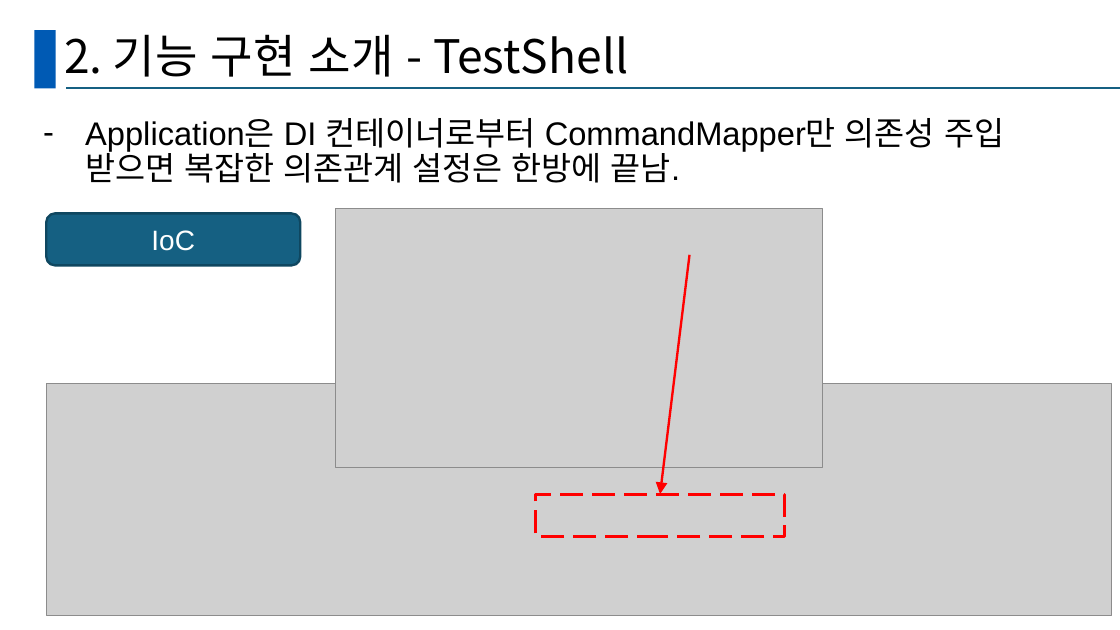
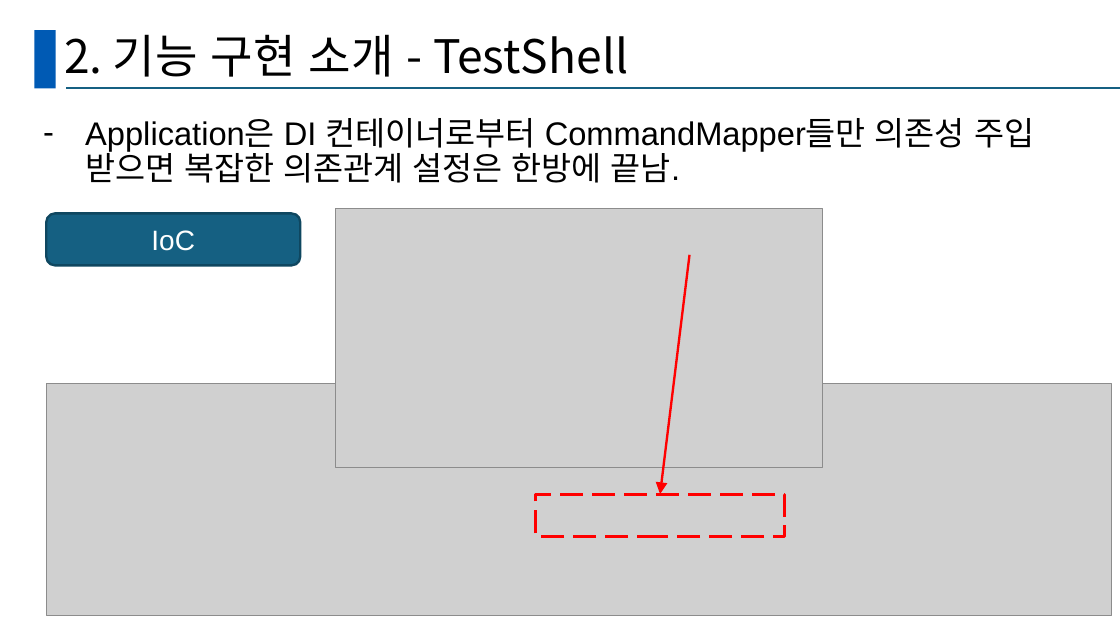
Before and after one commit to GanghyunLee/deep-dive-ssd, a slide deck: slide 19 of D조_DeepDive.pptx (slide 29 before the commit). Drawn at 1120x630 pixels with LibreOffice and Linux fonts; fonts in the diff are those of the drawing; grey boxes stand for pictures. Boxes give left, top, right and bottom in pixels: in the first picture for what was removed or moved away, otherwise in the second. Text is boxed around its words. In the diff, an @@ line names an element or a change of style, - is before the commit and + after.

```diff
--- a/D조_DeepDive.pptx
+++ b/D조_DeepDive.pptx
@@ text at bbox=[85, 118, 1034, 183]: text changed @@
-– Application은 DI 컨테이너로부터 CommandMapper만 의존성 주입 받으면 복잡한 의존관계 설정은 한방에 끝남.
+– Application은 DI 컨테이너로부터 CommandMapper들만 의존성 주입 받으면 복잡한 의존관계 설정은 한방에 끝남.
```
Also in this commit, not shown: 9 other slides changed, 4 slides added, 1 slide removed.
